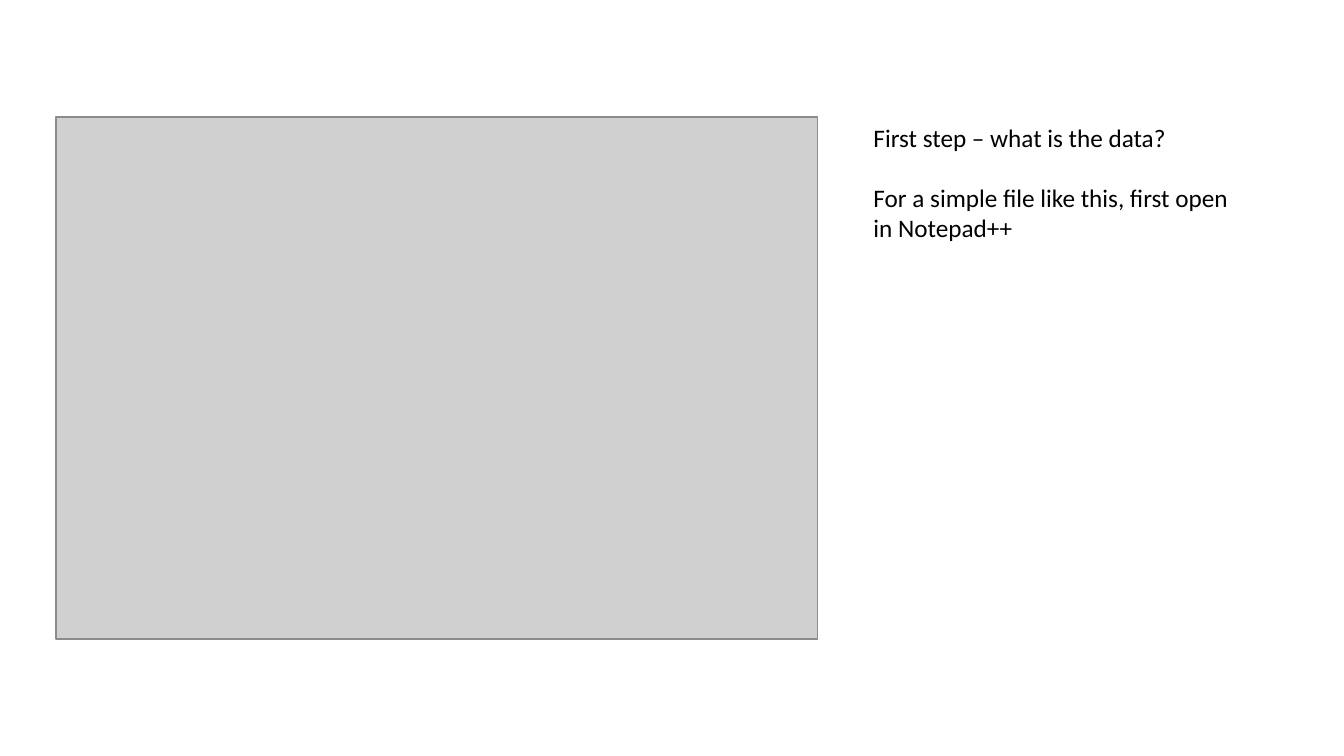
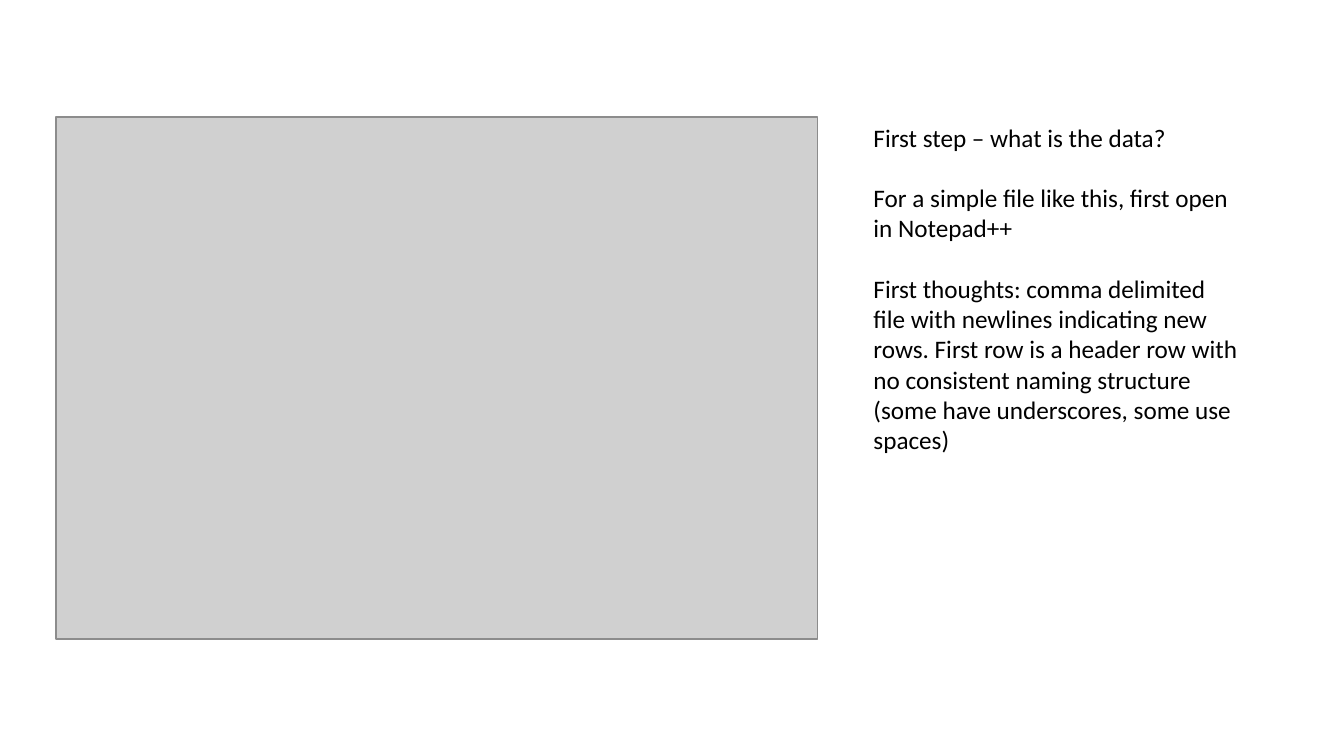
Before and after one commit to matt-ramcharan/047054-Data-Scientist-Assessment, a slide deck: slide 1 of DataScienceTask.pptx. Drawn at 1344x756 pixels with LibreOffice and Linux fonts; fonts in the diff are those of the drawing; grey boxes stand for pictures. Boxes give left, top, right and bottom in pixels: in the first picture for what was removed or moved away, otherwise in the second. Text is boxed around its words. In the diff, an @@ line names an element or a change of style, - is before the commit and + after.

```diff
--- a/DataScienceTask.pptx
+++ b/DataScienceTask.pptx
@@ text at (873,280,1237,453): paragraph added @@
+First thoughts: comma delimited file with newlines indicating new rows. First row is a header row with no consistent naming structure (some have underscores, some use spaces)
```
Also in this commit, not shown: 1 slide added.
